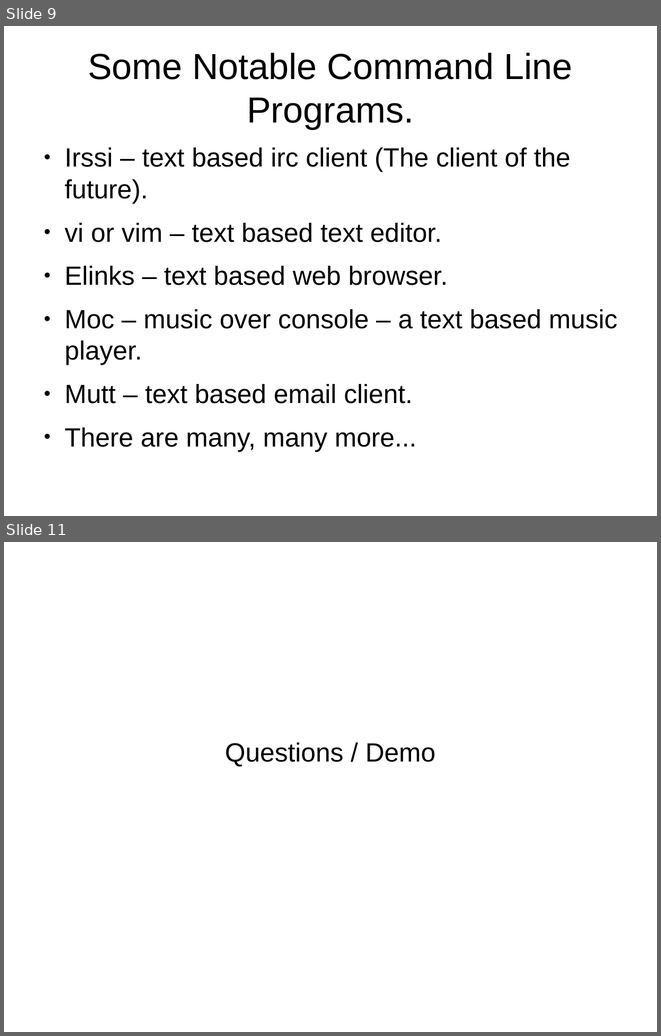
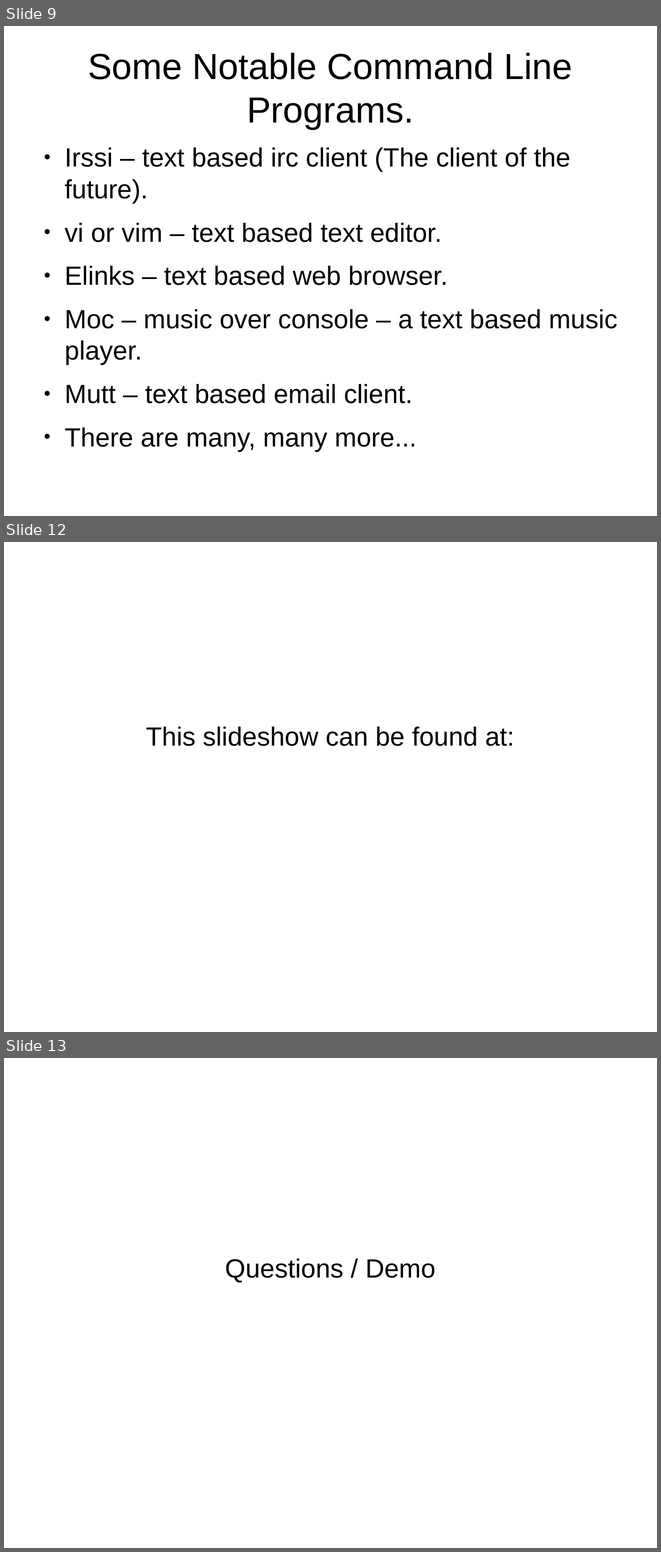
Before and after one commit to CochiseLinuxUsersGroup/Presentations, a slide deck: Terminal_For_Beginners.odp. Shown one above the other, each under a label of ours: slides 9 and 11 before the commit, slides 9, 12 and 13 after it; the slides between them are not shown. The pictures are 661x1036 and 661x1552 pixels, drawn with LibreOffice and Linux fonts; fonts in the diff are those of the drawing. Boxes give left, top, right and bottom in pixels: in the first picture for what was removed or moved away, otherwise in the second. Text is boxed around its words. In the diff, an @@ line names an element or a change of style, - is before the commit and + after.

```diff
--- a/Terminal_For_Beginners.odp
+++ b/Terminal_For_Beginners.odp
@@ slide 12 added at box(4, 542, 657, 1032), background #FFFFFF @@
@@ subtitle added at box(146, 726, 514, 746), 32 pt, text #000000 @@
+This slideshow can be found at:
@@ what was slide 11 is now slide 13 @@
```
Also in this commit, not shown: 2 slides changed, 1 other slide added, 1 other file.
